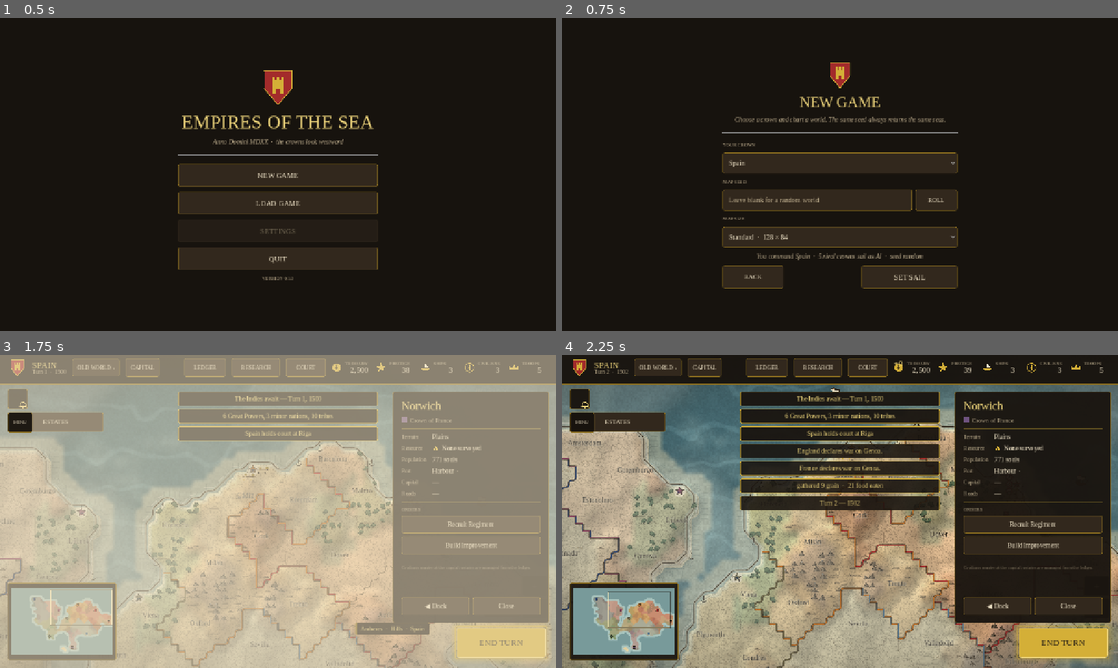
Above: before the commit, frames 1-4 (two rows, left to right).
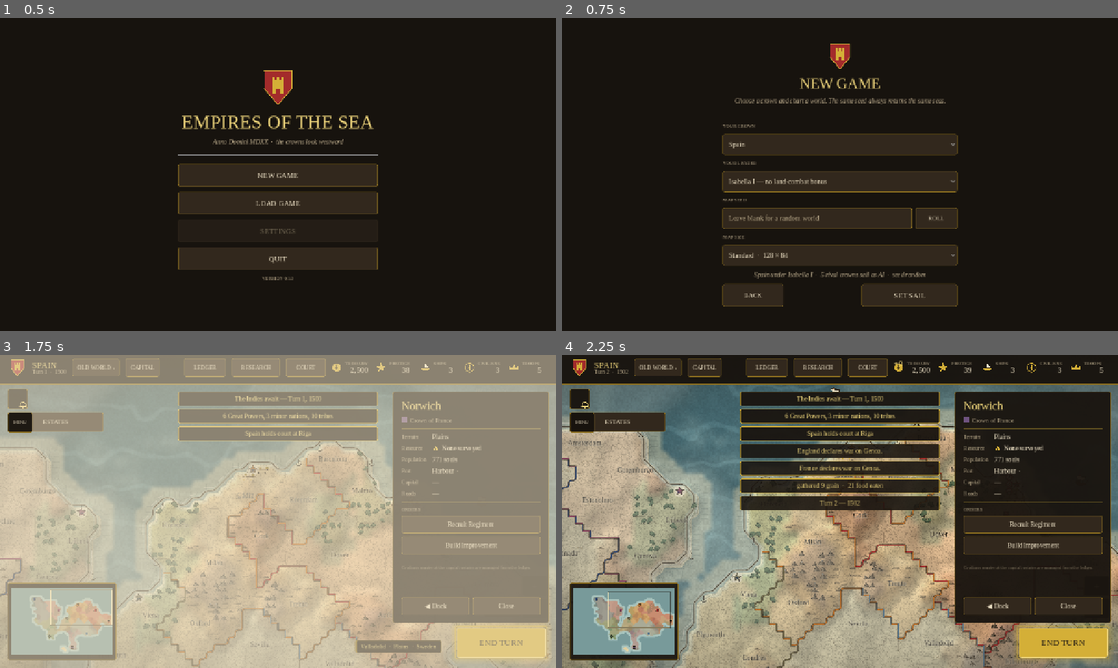
Above: after the commit, the same moments.

Repository: waigore/empires-of-the-sea
Game: Godot game, scene res://scenes/main.tscn
Two runs of this game, one before a commit and one after it. Both use one fixed random seed, a clock stepped at 60 frames per second and the inputs below.
Inputs (mouse positions are in pixels of both pictures, inside the frame that each line leads up to):
- Up to frame 1 (0.5 s): no input
- Up to frame 2 (0.75 s): click "NEW GAME" at 0.5 s
- Up to frame 3 (1.75 s): click "SET SAIL" at 1.25 s
- Up to frame 4 (2.25 s): tap Enter at 2 s; drag from (623, 621) to (895, 442) at 2.02 s

Frame 1 is identical in both runs. In frame 2, 21% of the frame differs, in the area x 28-72%, y 8-93%; in frame 3, 1.1%; in frame 4, nothing differs.

Commit message:
feat: leaders rule their crowns — chosen at setup, saved, felt in battle (#67)
Leader bonuses were dead code: the combat modifier read `play.leaders`,
but nothing ever filled it, so every crown fought with the reserve
multiplier and the setup screen never showed who ruled it.

`LeaderCatalog` is now the single roster for every crown: default
leaderKey, display name, land-combat multiplier and the neutral reserve.
The new-game screen offers the chosen crown's leader variants (first is
the default) and carries the pick on GameConfig; the session seats the
human crown's choice and every rival's config leader once, and the save
codec round-trips the map so a loaded game keeps the same commanders.
`AiPersonality` and `ArmyModifiers` read that one table instead of
keeping private copies, so the wiki's exact-key-then-substring matching
lives in one place.

Co-authored-by: waigore <kelvin.ho.ka.wai@gmail.com>

Diff:
--- a/scenes/main.gd
+++ b/scenes/main.gd
@@ -85,6 +85,7 @@
 	screen.map_width = config.map_width
 	screen.map_height = config.map_height
 	screen.player_faction = config.player_faction
+	screen.player_leader = config.player_leader
 	_install_screen(screen)
 
 
--- a/scripts/ai/ai_personality.gd
+++ b/scripts/ai/ai_personality.gd
@@ -60,16 +60,9 @@
 	},
 }
 
-## Default leader per Great Power id (wiki: leader-bonuses § Leader Selection:
-## AI GPs take their leader from config; this table is that config).
-const GP_LEADERS: Dictionary = {
-	0: "isabella",
-	1: "victoria",
-	2: "napoleon",
-	3: "henry",
-	4: "de_ruyter",
-	5: "gustavus",
-}
+## Default leader per Great Power id comes from LeaderCatalog, the roster's
+## single source of truth for which crown fields which leaderKey (wiki:
+## leader-bonuses § Leader Selection).
 
 ## Neutral fallback when a leader key names no known archetype.
 const NEUTRAL: Dictionary = {
@@ -90,7 +83,7 @@
 
 
 static func leader_for(faction: int) -> String:
-	return String(GP_LEADERS.get(faction, ""))
+	return LeaderCatalog.default_key(faction)
 
 
 ## Active personality: an exact archetype key, else neutral defaults.
--- a/scripts/map_screen.gd
+++ b/scripts/map_screen.gd
@@ -30,6 +30,8 @@
 var map_height: int = 84
 ## Human Great Power chosen in game setup (Spain by default).
 var player_faction: int = FactionCatalog.PLAYER_FACTION
+## LeaderKey chosen for that crown; empty means the crown's configured leader.
+var player_leader: String = ""
 ## When set (load), skip generation and restore this save instead.
 var pending_save: Dictionary = {}
 ## Overridable for tests so saves do not touch the player's slots.
@@ -147,10 +149,7 @@
 	)
 	var restored: bool = SaveCodec.restore(play, pending_save)
 	if not restored:
-		play.player_faction = player_faction
-		play.map_seed = map_seed
-		play.map_width = map_width
-		play.map_height = map_height
+		play.configure(player_faction, map_seed, map_width, map_height, player_leader)
 		if preset_world != null:
 			play.world = preset_world
 		else:
--- a/scripts/rules/army_modifiers.gd
+++ b/scripts/rules/army_modifiers.gd
@@ -26,11 +26,8 @@
 	MapModel.Terrain.SWAMP: 1.1,
 }
 
-## leaderKey -> melee multiplier (wiki: leader-bonuses § Bonus Table).
-const LEADER_MULTIPLIERS: Dictionary = {
-	"napoleon": 1.25,
-	"frederick": 1.15,
-}
+## leaderKey -> melee multiplier lives in LeaderCatalog, the roster's single
+## source of truth (wiki: leader-bonuses § Bonus Table).
 
 
 static func medal_aura(medals: int) -> float:
@@ -77,13 +74,7 @@
 
 
 static func leader_multiplier(leader_key: String) -> float:
-	var key: String = leader_key.to_lower()
-	if key.is_empty():
-		return 1.0
-	for known: Variant in LEADER_MULTIPLIERS.keys():
-		if key.contains(String(known)):
-			return float(LEADER_MULTIPLIERS[known])
-	return 1.0
+	return LeaderCatalog.multiplier_for(leader_key)
 
 
 ## Fallback medals when no general is available (wiki: combat § Modifiers).
--- /dev/null
+++ b/scripts/rules/leader_catalog.gd
@@ -0,0 +1,137 @@
+class_name LeaderCatalog
+extends RefCounted
+## Great Power leaders: who rules each crown, and the land-combat bonus that
+## key carries (wiki: leader-bonuses, naming § Naming Model).
+## Pure data: game setup, the save codec and combat modifiers read the same
+## roster, so a leaderKey cannot mean two different things (REQ-P2-01, REQ-P3-03).
+
+## Neutral key fielded when a crown names no leader: no combat bonus, neutral
+## AI archetype (wiki: leader-bonuses § Bonus Table, `reserve`/default row).
+const DEFAULT_KEY: String = "reserve"
+
+## leaderKey -> melee multiplier (wiki: leader-bonuses § Bonus Table). This is
+## the design source of truth; a ruleset loader is deferred.
+const MULTIPLIERS: Dictionary = {
+	"napoleon": 1.25,
+	"frederick": 1.15,
+}
+
+## Leader variants per Great Power, default first. One variant ships today;
+## the list shape lets the setup screen offer more when the wiki publishes them
+## (naming § Naming Model: `leaderVariants`, first is default).
+const VARIANTS: Array[Dictionary] = [
+	{"faction": 0, "key": "isabella", "name": "Isabella I"},
+	{"faction": 1, "key": "victoria", "name": "Victoria"},
+	{"faction": 2, "key": "napoleon", "name": "Napoleon"},
+	{"faction": 3, "key": "henry", "name": "Henry the Navigator"},
+	{"faction": 4, "key": "de_ruyter", "name": "Michiel de Ruyter"},
+	{"faction": 5, "key": "gustavus", "name": "Gustavus Adolphus"},
+]
+
+
+## Leader choices for one crown, default first; empty for Minors and Tribes.
+static func variants_for(faction: int) -> Array[Dictionary]:
+	var result: Array[Dictionary] = []
+	for entry: Dictionary in VARIANTS:
+		if int(entry["faction"]) == faction:
+			result.append(entry)
+	return result
+
+
+static func keys_for(faction: int) -> Array[String]:
+	var keys: Array[String] = []
+	for entry: Dictionary in variants_for(faction):
+		keys.append(String(entry["key"]))
+	return keys
+
+
+## The crown's configured leader: first variant, or the neutral reserve.
+static func default_key(faction: int) -> String:
+	var keys: Array[String] = keys_for(faction)
+	return keys[0] if not keys.is_empty() else DEFAULT_KEY
+
+
+## A requested key is honoured only when the crown fields that variant;
+## otherwise the crown keeps its configured leader.
+static func resolve_key(faction: int, wanted: String) -> String:
+	if keys_for(faction).has(wanted):
+		return wanted
+	return default_key(faction)
+
+
+## Display name for a leaderKey ("Napoleon"); unknown keys read as Reserve.
+static func label(leader_key: String) -> String:
+	for entry: Dictionary in VARIANTS:
+		if String(entry["key"]) == leader_key:
+			return String(entry["name"])
+	return "Reserve"
+
+
+## Every leaderKey the roster knows, including the neutral reserve.
+static func known_keys() -> Array[String]:
+	var keys: Array[String] = []
+	for entry: Dictionary in VARIANTS:
+		keys.append(String(entry["key"]))
+	keys.append(DEFAULT_KEY)
+	return keys
+
+
+## Land-strength multiplier for a leaderKey. Exact key first, then a
+## case-insensitive substring match for variant ids such as
+## `france_napoleon_leader`; anything else gets no bonus (wiki: leader-bonuses
+## § LeaderKey format and matching).
+static func multiplier_for(leader_key: String) -> float:
+	var key: String = leader_key.strip_edges().to_lower()
+	if key.is_empty():
+		return 1.0
+	if MULTIPLIERS.has(key):
+		return float(MULTIPLIERS[key])
+	var names: Array = MULTIPLIERS.keys()
+	names.sort()
+	for known: Variant in names:
+		if key.contains(String(known)):
+			return float(MULTIPLIERS[known])
+	return 1.0
+
+
+## Signed percentage for UI copy: +25 for Napoleon, 0 for the reserve.
+static func bonus_percent(leader_key: String) -> int:
+	return int(round((multiplier_for(leader_key) - 1.0) * 100.0))
+
+
+static func bonus_label(leader_key: String) -> String:
+	var percent: int = bonus_percent(leader_key)
+	if percent == 0:
+		return "no land-combat bonus"
+	return "+%d%% land-combat strength" % percent
+
+
+## Faction -> leaderKey for every Great Power. The human slot takes the chosen
+## variant (or its configured default); AI crowns take their config leader
+## (wiki: leader-bonuses § Leader Selection).
+static func roster(player_faction: int = -1, player_key: String = "") -> Dictionary:
+	var result: Dictionary = {}
+	for faction: int in FactionCatalog.great_power_ids():
+		result[faction] = default_key(faction)
+	if result.has(player_faction):
+		result[player_faction] = resolve_key(player_faction, player_key)
+	return result
+
+
+## Rehydrates a saved Faction -> leaderKey map: missing crowns get their
+## configured leader, unknown keys are dropped so a stale save cannot invent a
+## bonus. Never changes a key mid-game (wiki: leader-bonuses).
+static func from_saved(raw: Variant) -> Dictionary:
+	var result: Dictionary = roster()
+	if typeof(raw) != TYPE_DICTIONARY:
+		return result
+	var saved: Dictionary = raw
+	var known: Array[String] = known_keys()
+	for entry: Variant in saved.keys():
+		var faction: int = int(entry)
+		if not result.has(faction):
+			continue
+		var key: String = String(saved[entry])
+		if known.has(key):
+			result[faction] = key
+	return result
--- a/scripts/save/save_codec.gd
+++ b/scripts/save/save_codec.gd
@@ -49,6 +49,7 @@
 		"feeding": play.feeding.duplicate(),
 		"charted": play.charted_provinces.keys(),
 		"bootstrapped": play.bootstrapped_regions.keys(),
+		"leaders": play.leaders.duplicate(),
 	}
 
 
@@ -149,6 +150,7 @@
 	play.feeding = _fraction_dictionary(session.get("feeding", {}))
 	play.charted_provinces = _flag_dictionary(session.get("charted", []))
 	play.bootstrapped_regions = _flag_dictionary(session.get("bootstrapped", []))
+	play.leaders = LeaderCatalog.from_saved(session.get("leaders", {}))
 
 	var world: WorldMap = MapGenerator.new().generate_world(
 		play.map_seed, play.map_width, play.map_height
--- a/scripts/session/game_config.gd
+++ b/scripts/session/game_config.gd
@@ -19,15 +19,22 @@
 var map_height: int = 84
 ## The human Great Power slot; the rest are AI.
 var player_faction: int = FactionCatalog.PLAYER_FACTION
+## LeaderKey chosen for the human crown; empty means the crown's default
+## (wiki: leader-bonuses § Leader Selection — chosen at game start, never after).
+var player_leader: String = ""
 
 
 static func make(
-	seed_value: int, size_index: int, player: int = FactionCatalog.PLAYER_FACTION
+	seed_value: int,
+	size_index: int,
+	player: int = FactionCatalog.PLAYER_FACTION,
+	leader: String = ""
 ) -> GameConfig:
 	var config := GameConfig.new()
 	config.map_seed = seed_value
 	config.apply_size(size_index)
 	config.player_faction = player
+	config.player_leader = LeaderCatalog.resolve_key(player, leader)
 	return config
 
 
@@ -50,6 +57,7 @@
 		"map_width": map_width,
 		"map_height": map_height,
 		"player_faction": player_faction,
+		"player_leader": player_leader,
 	}
 
 
@@ -59,4 +67,7 @@
 	config.map_width = int(data.get("map_width", 128))
 	config.map_height = int(data.get("map_height", 84))
 	config.player_faction = int(data.get("player_faction", FactionCatalog.PLAYER_FACTION))
+	config.player_leader = LeaderCatalog.resolve_key(
+		config.player_faction, String(data.get("player_leader", ""))
+	)
 	return config
--- a/scripts/session/play_session.gd
+++ b/scripts/session/play_session.gd
@@ -45,7 +45,8 @@
 var charted_provinces: Dictionary = {}
 ## Last resolved army feeding coverage per faction (fed / demanded rations).
 var feeding: Dictionary = {}
-## Faction -> leaderKey; empty until leader selection ships (wiki: leader-bonuses).
+## Faction -> leaderKey, fixed at game start and serialized with the save
+## (wiki: leader-bonuses § Leader Selection).
 var leaders: Dictionary = {}
 
 var ship_layer: ShipLayer = null
@@ -63,6 +64,18 @@
 
 func bind_host(p_host: Node) -> void:
 	host = p_host
+
+
+## Starts a fresh run in this session: generation recipe, human crown and its
+## leaderKey. Rival crowns take their configured leader (wiki: leader-bonuses).
+func configure(
+	faction: int, seed_value: int, width: int, height: int, leader: String = ""
+) -> void:
+	player_faction = faction
+	map_seed = seed_value
+	map_width = width
+	map_height = height
+	leaders = LeaderCatalog.roster(faction, leader)
 
 
 func bind_views(
--- a/scripts/ui/game_setup_screen.gd
+++ b/scripts/ui/game_setup_screen.gd
@@ -7,11 +7,14 @@
 signal back_pressed
 
 var nation_option: OptionButton = null
+var leader_option: OptionButton = null
 var seed_field: LineEdit = null
 var size_option: OptionButton = null
 var start_button: Button = null
 var back_button: Button = null
 
+## LeaderKeys backing `leader_option`, default first (wiki: leader-bonuses).
+var _leader_keys: Array[String] = []
 var _summary: Label = null
 var _error: Label = null
 
@@ -40,8 +43,18 @@
 	for faction_id: int in FactionCatalog.great_power_ids():
 		nation_option.add_item(FactionCatalog.name_of(faction_id), faction_id)
 	nation_option.select(0)
-	nation_option.item_selected.connect(func(_index: int) -> void: _refresh_summary())
+	nation_option.item_selected.connect(func(_index: int) -> void:
+		_fill_leaders()
+		_refresh_summary()
+	)
 	box.add_child(nation_option)
+
+	box.add_child(MenuFrame.caption("Your leader"))
+	leader_option = OptionButton.new()
+	MenuFrame.style_option(leader_option)
+	leader_option.item_selected.connect(func(_index: int) -> void: _refresh_summary())
+	box.add_child(leader_option)
+	_fill_leaders()
 
 	box.add_child(MenuFrame.caption("Map seed"))
 	var seed_row := HBoxContainer.new()
@@ -94,15 +107,38 @@
 	actions.add_child(start_button)
 
 
+## Leader choices follow the crown: Spain fields Isabella, France Napoleon.
+func _fill_leaders() -> void:
+	if leader_option == null or nation_option == null:
+		return
+	var faction: int = int(nation_option.get_item_id(nation_option.selected))
+	_leader_keys = LeaderCatalog.keys_for(faction)
+	leader_option.clear()
+	for key: String in _leader_keys:
+		leader_option.add_item(
+			"%s — %s" % [LeaderCatalog.label(key), LeaderCatalog.bonus_label(key)]
+		)
+	if not _leader_keys.is_empty():
+		leader_option.select(0)
+
+
+func _selected_leader() -> String:
+	var index: int = leader_option.selected if leader_option != null else -1
+	if index < 0 or index >= _leader_keys.size():
+		return ""
+	return _leader_keys[index]
+
+
 func _refresh_summary() -> void:
 	if _summary == null or nation_option == null or size_option == null:
 		return
 	var nation: String = nation_option.get_item_text(nation_option.selected)
+	var leader: String = LeaderCatalog.label(_selected_leader())
 	var rivals: int = FactionCatalog.great_power_ids().size() - 1
 	var seed_text: String = seed_field.text.strip_edges() if seed_field != null else ""
 	var seed_label: String = seed_text if not seed_text.is_empty() else "random"
-	_summary.text = "You command %s  ·  %d rival crowns sail as AI  ·  seed %s" % [
-		nation, rivals, seed_label,
+	_summary.text = "%s under %s  ·  %d rival crowns sail as AI  ·  seed %s" % [
+		nation, leader, rivals, seed_label,
 	]
 
 
@@ -119,7 +155,9 @@
 			return
 		seed_value = text.to_int()
 	var faction: int = int(nation_option.get_item_id(nation_option.selected))
-	var config: GameConfig = GameConfig.make(seed_value, size_option.selected, faction)
+	var config: GameConfig = GameConfig.make(
+		seed_value, size_option.selected, faction, _selected_leader()
+	)
 	start_requested.emit(config)
 
 
--- a/tests/map_fixture.gd
+++ b/tests/map_fixture.gd
@@ -28,10 +28,16 @@
 	return _region
 
 
-static func attach_screen(host: Node) -> MapScreen:
+static func attach_screen(
+	host: Node,
+	faction: int = FactionCatalog.PLAYER_FACTION,
+	leader: String = ""
+) -> MapScreen:
 	var screen: MapScreen = load("res://scenes/map_screen.tscn").instantiate()
 	screen.map_width = WORLD_WIDTH
 	screen.map_height = WORLD_HEIGHT
+	screen.player_faction = faction
+	screen.player_leader = leader
 	screen.preset_world = world()
 	host.add_child(screen)
 	return screen
--- a/tests/test_ai_personality.gd
+++ b/tests/test_ai_personality.gd
@@ -9,7 +9,7 @@
 	assert_eq(AiPersonality.leader_for(3), "henry")
 	assert_eq(AiPersonality.leader_for(4), "de_ruyter")
 	assert_eq(AiPersonality.leader_for(5), "gustavus")
-	assert_eq(AiPersonality.leader_for(99), "")
+	assert_eq(AiPersonality.leader_for(99), LeaderCatalog.DEFAULT_KEY)
 	assert_eq(AiPersonality.keys().size(), 7)
 
 
--- a/tests/test_game_setup.gd
+++ b/tests/test_game_setup.gd
@@ -30,6 +30,28 @@
 	assert_eq(setup.size_option.item_count, GameConfig.SIZES.size())
 	assert_eq(setup.size_option.selected, GameConfig.DEFAULT_SIZE_INDEX)
 	assert_true(setup.seed_field.placeholder_text.contains("random"))
+
+
+func test_leader_choices_follow_the_chosen_crown() -> void:
+	assert_eq(setup.leader_option.item_count, LeaderCatalog.keys_for(0).size())
+	assert_true(setup.leader_option.get_item_text(0).contains("Isabella I"))
+	assert_true(setup.leader_option.get_item_text(0).contains("no land-combat bonus"))
+	setup.nation_option.select(2)
+	setup.nation_option.emit_signal("item_selected", 2)
+	assert_eq(setup.leader_option.item_count, LeaderCatalog.keys_for(2).size())
+	assert_true(setup.leader_option.get_item_text(0).contains("Napoleon"))
+	assert_true(setup.leader_option.get_item_text(0).contains("+25%"))
+
+
+func test_start_carries_the_chosen_leader_into_the_config() -> void:
+	setup.nation_option.select(2)
+	setup.nation_option.emit_signal("item_selected", 2)
+	setup.seed_field.text = "42"
+	setup.start_button.emit_signal("pressed")
+	assert_not_null(started)
+	if started != null:
+		assert_eq(started.player_faction, 2)
+		assert_eq(started.player_leader, "napoleon")
 
 
 func test_start_resolves_nation_seed_and_size() -> void:
@@ -67,9 +89,15 @@
 
 
 func test_config_round_trips_through_plain_data() -> void:
-	var config: GameConfig = GameConfig.make(1234, 0, 3)
+	var config: GameConfig = GameConfig.make(1234, 0, 3, "henry")
 	var restored: GameConfig = GameConfig.from_dict(config.to_dict())
 	assert_eq(restored.map_seed, 1234)
 	assert_eq(restored.map_width, int(GameConfig.SIZES[0]["width"]))
 	assert_eq(restored.map_height, int(GameConfig.SIZES[0]["height"]))
 	assert_eq(restored.player_faction, 3)
+	assert_eq(restored.player_leader, "henry")
+
+
+func test_config_refuses_a_leader_the_crown_does_not_field() -> void:
+	var config: GameConfig = GameConfig.make(1234, 0, 0, "napoleon")
+	assert_eq(config.player_leader, "isabella", "Spain keeps its configured leader")
--- /dev/null
+++ b/tests/test_leader_catalog.gd
@@ -0,0 +1,64 @@
+extends GdToolsTest
+## Leader roster, key matching and the faction -> leaderKey map
+## (wiki: leader-bonuses, naming § Naming Model).
+
+
+func test_every_great_power_fields_exactly_one_default_leader() -> void:
+	var seen: Dictionary = {}
+	for faction: int in FactionCatalog.great_power_ids():
+		var keys: Array[String] = LeaderCatalog.keys_for(faction)
+		assert_eq(keys.size(), 1, "crown %d fields one leader variant" % faction)
+		assert_eq(LeaderCatalog.default_key(faction), keys[0], "first variant is the default")
+		var key: String = keys[0]
+		assert_false(seen.has(key), "leader key %s is not shared" % key)
+		seen[key] = true
+		assert_true(LeaderCatalog.label(key) != "")
+
+
+func test_minors_tribes_and_unknown_factions_reserve_the_neutral_leader() -> void:
+	for faction: int in FactionCatalog.minor_ids() + FactionCatalog.tribe_ids():
+		assert_eq(LeaderCatalog.default_key(faction), LeaderCatalog.DEFAULT_KEY)
+		assert_true(LeaderCatalog.keys_for(faction).is_empty())
+	assert_eq(LeaderCatalog.default_key(-1), LeaderCatalog.DEFAULT_KEY)
+
+
+func test_bonus_table_matches_the_documented_multipliers() -> void:
+	assert_almost_eq(LeaderCatalog.multiplier_for("napoleon"), 1.25, 0.001)
+	assert_almost_eq(LeaderCatalog.multiplier_for("frederick"), 1.15, 0.001)
+	assert_almost_eq(LeaderCatalog.multiplier_for("reserve"), 1.0, 0.001)
+	assert_almost_eq(LeaderCatalog.multiplier_for(""), 1.0, 0.001)
+	assert_almost_eq(LeaderCatalog.multiplier_for("isabella"), 1.0, 0.001)
+	assert_eq(LeaderCatalog.bonus_percent("napoleon"), 25)
+	assert_eq(LeaderCatalog.bonus_percent("isabella"), 0)
+
+
+func test_variant_ids_match_exactly_first_then_by_substring() -> void:
+	assert_almost_eq(LeaderCatalog.multiplier_for("france_napoleon_leader"), 1.25, 0.001)
+	assert_almost_eq(LeaderCatalog.multiplier_for("Prussia_Frederick_Leader"), 1.15, 0.001)
+	assert_almost_eq(LeaderCatalog.multiplier_for("unknown_court"), 1.0, 0.001)
+
+
+func test_roster_assigns_the_choice_to_the_human_crown_only() -> void:
+	var roster: Dictionary = LeaderCatalog.roster(2, "napoleon")
+	for faction: int in FactionCatalog.great_power_ids():
+		assert_true(roster.has(faction), "crown %d has a leader" % faction)
+	assert_eq(roster[2], "napoleon")
+	assert_eq(roster[0], LeaderCatalog.default_key(0), "rivals keep their config leader")
+	var refused: Dictionary = LeaderCatalog.roster(2, "isabella")
+	assert_eq(refused[2], "napoleon", "a crown cannot field another crown's leader")
+
+
+func test_saved_map_keeps_known_keys_and_backfills_missing_crowns() -> void:
+	var saved: Dictionary = {0: "isabella", 2: "napoleon", 3: "invented_leader", 99: "napoleon"}
+	var restored: Dictionary = LeaderCatalog.from_saved(saved)
+	assert_eq(restored[0], "isabella")
+	assert_eq(restored[2], "napoleon")
+	assert_eq(restored[3], LeaderCatalog.default_key(3), "unknown keys are dropped")
+	assert_false(restored.has(99), "non-Great-Power rows are ignored")
+	for faction: int in FactionCatalog.great_power_ids():
+		assert_true(restored.has(faction), "crown %d backfilled" % faction)
+
+
+func test_ai_personality_reads_the_same_default_leader() -> void:
+	for faction: int in FactionCatalog.great_power_ids():
+		assert_eq(AiPersonality.leader_for(faction), LeaderCatalog.default_key(faction))
--- a/tests/test_map_screen.gd
+++ b/tests/test_map_screen.gd
@@ -566,6 +566,30 @@
 	assert_eq(_screen.land_works.improvement_at(_screen.model, tile), 0)
 
 
+func test_new_game_assigns_a_leader_to_every_great_power() -> void:
+	var play: PlaySession = _screen.play
+	for faction: int in FactionCatalog.great_power_ids():
+		assert_eq(
+			String(play.leaders.get(faction, "")),
+			LeaderCatalog.default_key(faction),
+			"crown %d fields its config leader" % faction
+		)
+	assert_eq(String(play.leaders.get(play.player_faction, "")), "isabella")
+
+
+func test_setup_leader_choice_reaches_land_combat() -> void:
+	_screen.free()
+	_screen = Fixture.attach_screen(self, 2, "napoleon")
+	var play: PlaySession = _screen.play
+	assert_eq(play.player_faction, 2)
+	assert_eq(String(play.leaders.get(2, "")), "napoleon", "the human crown keeps its choice")
+	var context: Dictionary = MapPlayArmies.battle_context(play)
+	var leaders: Dictionary = context["leaders"]
+	assert_eq(String(leaders.get(2, "")), "napoleon", "combat reads the chosen leader")
+	MapPlayTurn.end_turn(play)
+	assert_eq(String(play.leaders.get(2, "")), "napoleon", "leaders never change mid-game")
+
+
 func _capital_estate_tile() -> Vector2i:
 	var capital: Vector2i = _screen.capital_tile
 	for offset: Vector2i in [Vector2i.RIGHT, Vector2i.LEFT, Vector2i.DOWN, Vector2i.UP]:
--- a/tests/test_save_codec.gd
+++ b/tests/test_save_codec.gd
@@ -77,6 +77,7 @@
 	play.army_layer.armies[0].moved = true
 	DiplomacyRules.declare_war(play.diplomacy, play.player_faction, 1)
 	play.charted_provinces[foreign] = true
+	play.leaders[play.player_faction] = LeaderCatalog.DEFAULT_KEY
 
 	var data: Dictionary = SaveCodec.capture(play)
 	assert_true(SaveCodec.is_valid(data), "captured save is valid")
@@ -129,7 +130,34 @@
 		play.diplomacy.relation(play.player_faction, 1).at_war, "war state restored"
 	)
 	assert_true(play.charted_provinces.has(foreign), "charted provinces restored")
+	assert_eq(
+		String(play.leaders.get(play.player_faction, "")),
+		LeaderCatalog.DEFAULT_KEY,
+		"leader keys restored"
+	)
+	assert_eq(
+		String(play.leaders.get(1, "")),
+		LeaderCatalog.default_key(1),
+		"rival crowns keep their leader"
+	)
 	assert_eq(screen.hud._nation_label.text, "SPAIN", "HUD reads the restored nation")
+
+
+func test_saves_without_leaders_backfill_the_crown_roster() -> void:
+	var play: PlaySession = screen.play
+	var data: Dictionary = SaveCodec.capture(play)
+	var session: Dictionary = data["session"]
+	session.erase("leaders")
+	data["session"] = session
+
+	screen.free()
+	screen = _new_screen(data)
+	for faction: int in FactionCatalog.great_power_ids():
+		assert_eq(
+			String(screen.play.leaders.get(faction, "")),
+			LeaderCatalog.default_key(faction),
+			"crown %d gets its configured leader" % faction
+		)
 
 
 func test_medals_and_feeding_survive_a_load() -> void:
--- a/tools/e2e_smoke.gd
+++ b/tools/e2e_smoke.gd
@@ -51,6 +51,7 @@
 		return
 	setup.seed_field.text = SETUP_SEED
 	setup.size_option.select(SETUP_SIZE_INDEX)
+	_check(setup.leader_option.item_count > 0, "leader choices offered at setup")
 	setup.start_button.emit_signal("pressed")
 	await process_frame
 
@@ -77,6 +78,16 @@
 		"country borders built for every nation"
 	)
 	_check(screen.play.map_seed == SETUP_SEED.to_int(), "setup seed reaches the world")
+	var leaders: Dictionary = screen.play.leaders
+	_check(
+		leaders.size() == FactionCatalog.great_power_ids().size(),
+		"every Great Power fields a leader"
+	)
+	_check(
+		String(leaders.get(screen.player_faction, ""))
+		== LeaderCatalog.default_key(screen.player_faction),
+		"the human crown fields its configured leader"
+	)
 	_check(screen.game_menu != null, "in-game menu present")
 	screen.game_menu.open()
 	_check(screen.game_menu.is_open(), "in-game menu opens")
Not shown, added: scripts/rules/leader_catalog.gd.uid
Not shown, added: tests/test_leader_catalog.gd.uid
Not shown, changed: docs/ai.md
Not shown, changed: docs/armies.md
